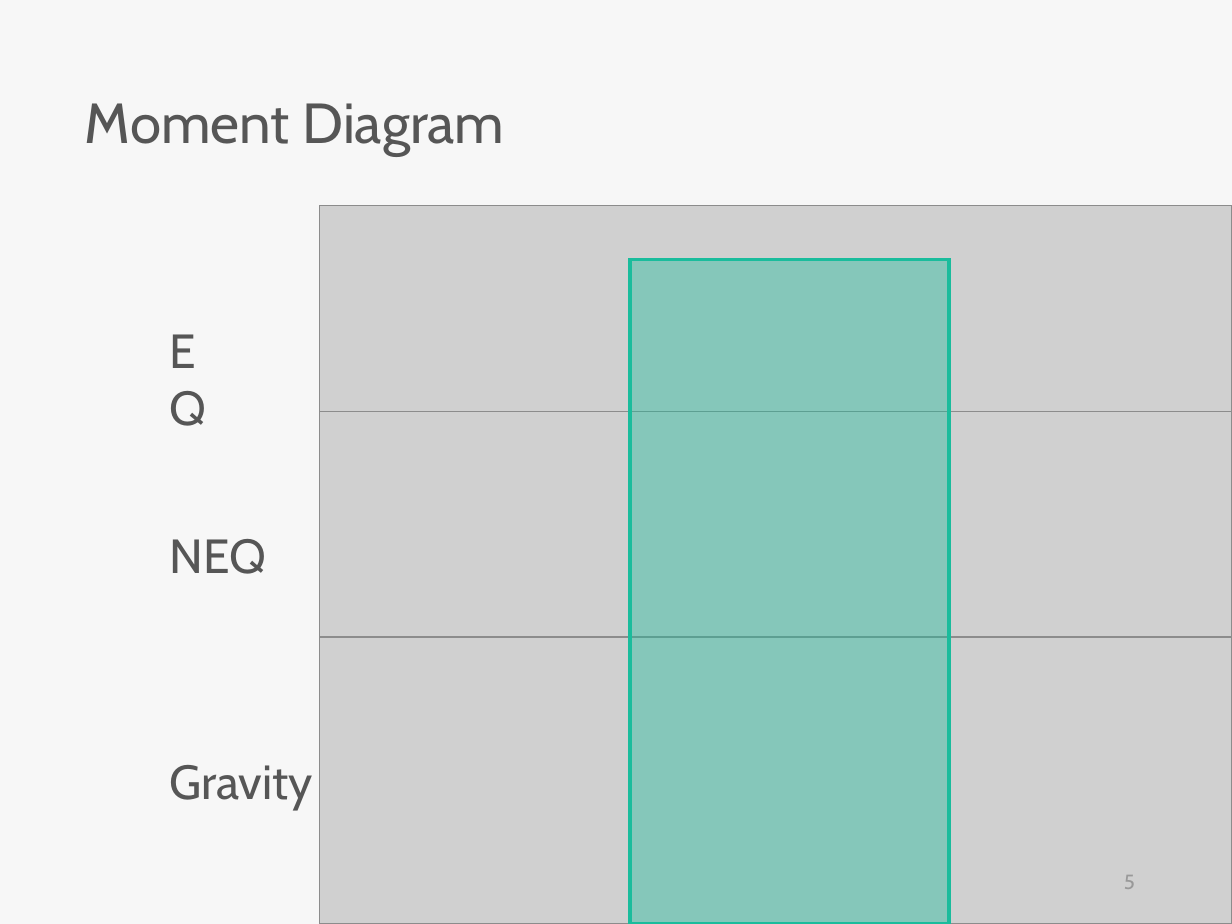
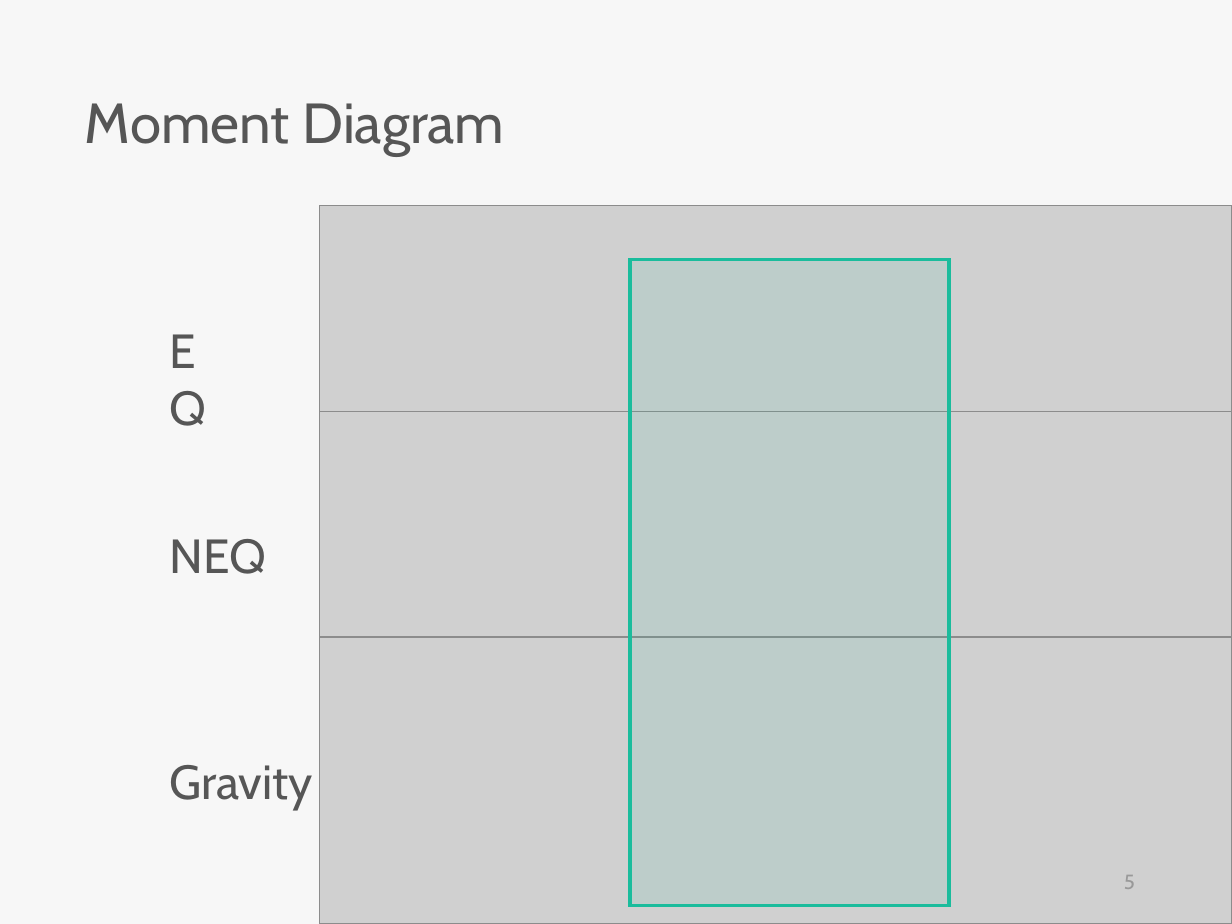
Before and after one commit to skyran1278/VbaProject, a slide deck: slide 5 of 20180126_SmartSplice/20180808_Meeting/SmartSplice.pptx. Drawn at 1232x924 pixels with LibreOffice and Linux fonts; fonts in the diff are those of the drawing; grey boxes stand for pictures. Boxes give left, top, right and bottom in pixels: in the first picture for what was removed or moved away, otherwise in the second. Text is boxed around its words. In the diff, an @@ line names an element or a change of style, - is before the commit and + after.

```diff
--- a/20180126_SmartSplice/20180808_Meeting/SmartSplice.pptx
+++ b/20180126_SmartSplice/20180808_Meeting/SmartSplice.pptx
@@ rectangle: place and size @@
-rectangle at [630, 260, 949, 924]
+rectangle at [630, 260, 949, 906]
@@ rectangle at [630, 260, 949, 906]: fill #1ABC9C at 41% opacity to #1ABC9C at 10% opacity @@
```
Also in this commit, not shown: 3 other slides changed, 3 other files.
